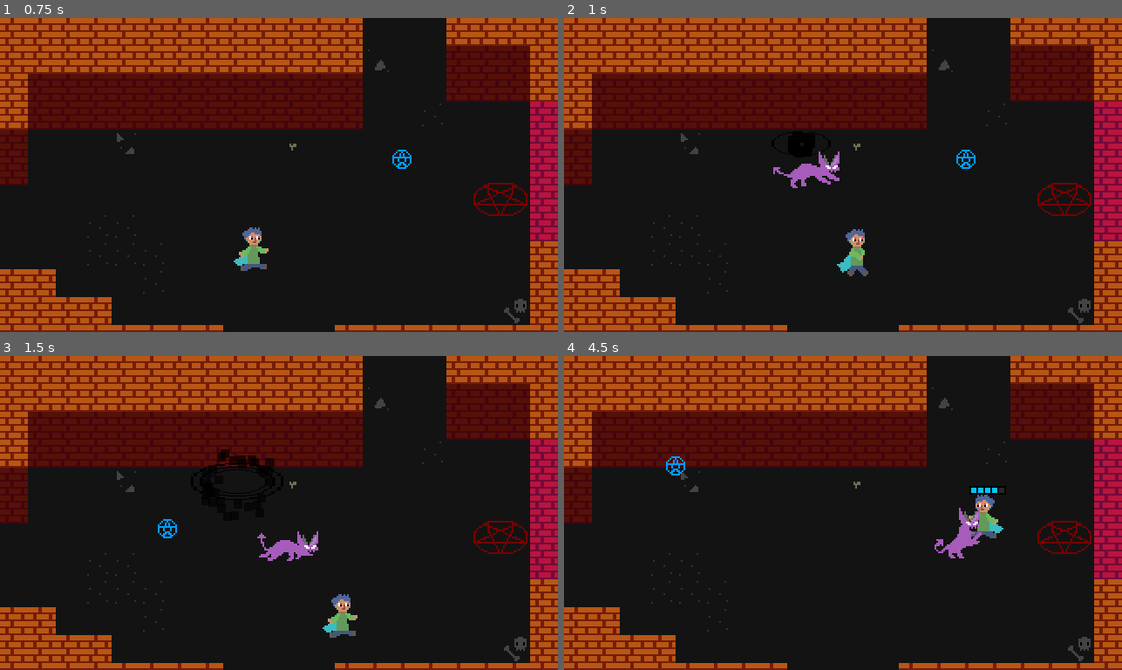
Above: before the commit, frames 1-4 (two rows, left to right).
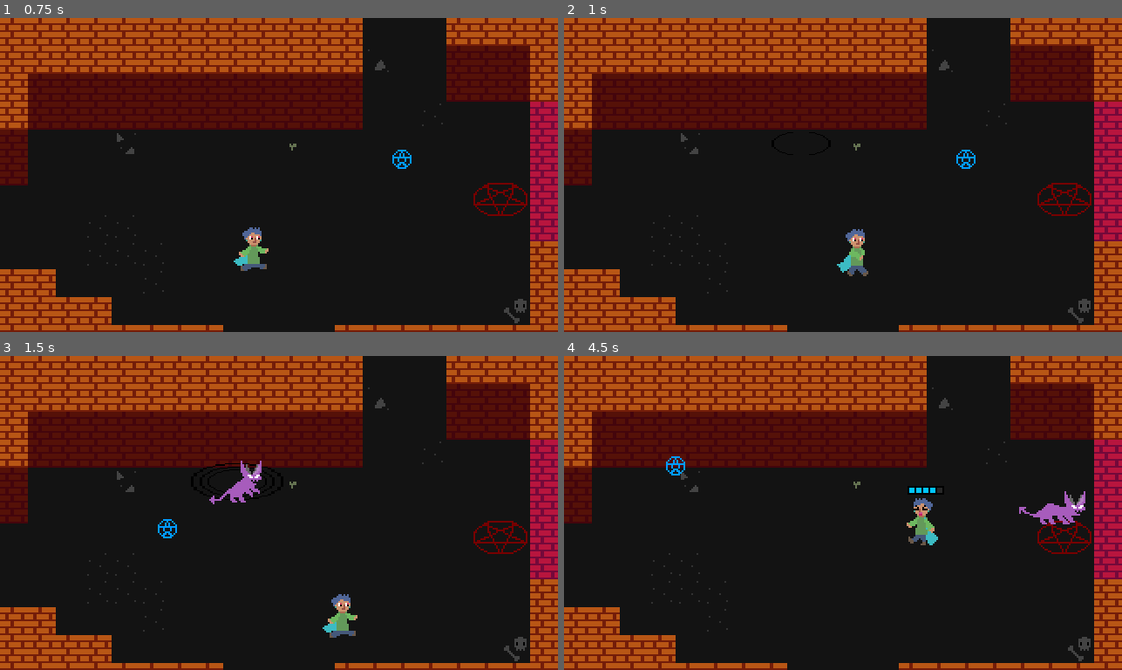
Above: after the commit, the same moments.

Repository: DuncanSparks/blue-and-red
Game: Godot game, scene res://Scenes/Dungeon/Dungeon_Entrance3.tscn
Two runs of this game, one before a commit and one after it. Both use one fixed random seed, a clock stepped at 60 frames per second and the inputs below. This scene is started directly instead of the project's main scene.
Inputs (mouse positions are in pixels of both pictures, inside the frame that each line leads up to):
- Up to frame 1 (0.75 s): tap Enter at 0.5 s; move the mouse to (401, 159) at 0.52 s; hold D (move_right) from 0.53 s (still down); tap E (sys_interact) at 0.6 s
- Up to frame 2 (1 s): keep holding D (move_right)
- Up to frame 3 (1.5 s): move the mouse to (167, 528) at 1.27 s; release D (move_right) at 1.28 s; hold S (move_down) from 1.28 s (still down); tap Shift (action_shield) at 1.35 s
- Up to frame 4 (4.5 s): tap E (sys_interact) at 1.55, 2.3, 2.85, 3.6 s; move the mouse to (898, 443) at 2.02 s; release S (move_down) at 2.03 s; hold D (move_right) 2.03-2.78 s; click (898, 443) at 2.1 s; move the mouse to (815, 575) at 2.77 s; hold W (move_up) 2.78-3.53 s; move the mouse to (1010, 560) at 3.52 s; hold A (move_left) from 3.53 s (still down); tap Escape (sys_pause) at 4.15 s; move the mouse to (675, 465) at 4.27 s; tap Shift (action_shield) at 4.35 s

Frame 1 is identical in both runs. In frame 2, 0.5% of the frame differs, in the area x 37-50%, y 42-55%; in frame 3, 1.2%; in frame 4, 2.0%, in the area x 61-94%, y 41-65%.

Commit message:
Add spawn delay

Diff:
--- a/Prefabs/Enemies/EnemySpawn.tscn
+++ b/Prefabs/Enemies/EnemySpawn.tscn
@@ -1,8 +1,9 @@
-[gd_scene load_steps=12 format=2]
+[gd_scene load_steps=13 format=2]
 
 [ext_resource path="res://Scripts/EnemySpawn.gd" type="Script" id=1]
 [ext_resource path="res://Sprites/Characters/Shield.png" type="Texture" id=2]
 [ext_resource path="res://Audio/Transform2.ogg" type="AudioStream" id=3]
+[ext_resource path="res://Audio/Transform1.ogg" type="AudioStream" id=4]
 
 [sub_resource type="Gradient" id=1]
 offsets = PoolRealArray( 0, 0.109375, 0.723958, 1 )
@@ -63,5 +64,15 @@
 process_material = SubResource( 8 )
 
 [node name="SoundSpawn" type="AudioStreamPlayer" parent="."]
+stream = ExtResource( 4 )
+volume_db = -18.0
+pitch_scale = 0.42
+
+[node name="SoundSpawn2" type="AudioStreamPlayer" parent="."]
 stream = ExtResource( 3 )
 volume_db = -18.0
+
+[node name="Timer" type="Timer" parent="."]
+wait_time = 0.7
+one_shot = true
+[connection signal="timeout" from="Timer" to="." method="spawn_enemy_2"]
--- a/Scenes/Dungeon/Dungeon_Curseroom.tscn
+++ b/Scenes/Dungeon/Dungeon_Curseroom.tscn
@@ -122,7 +122,7 @@
 extents = Vector2( 6, 3 )
 
 [sub_resource type="Animation" id=14]
-length = 16.0
+length = 16.1
 tracks/0/type = "method"
 tracks/0/path = NodePath(".")
 tracks/0/interp = 1
@@ -130,8 +130,8 @@
 tracks/0/imported = false
 tracks/0/enabled = true
 tracks/0/keys = {
-"times": PoolRealArray( 0, 0.5, 5.5, 6, 6.5, 7, 12, 15.9, 16 ),
-"transitions": PoolRealArray( 1, 1, 1, 1, 1, 1, 1, 1, 1 ),
+"times": PoolRealArray( 0, 0.5, 5.5, 6, 6.5, 7, 12, 15.9, 16, 16.1 ),
+"transitions": PoolRealArray( 1, 1, 1, 1, 1, 1, 1, 1, 1, 1 ),
 "values": [ {
 "args": [ PoolStringArray( "Obtained the red stone." ), false ],
 "method": "talk_dialogue"
@@ -142,7 +142,7 @@
 "args": [ PoolStringArray( "[shake]Foolish mortal!![/shake]", "[shake]What business do you have here\? Do you not know that I am the...[/shake]", "..." ) ],
 "method": "talk_dialogue"
 }, {
-"args": [ PoolStringArray( "You know what\? I\'ve given this patter twice this month already.", "Let\'s just skip this part and cut to it." ) ],
+"args": [ PoolStringArray( "You know what\? I\'ve given this spiel twice this month already.", "Let\'s just skip this part and cut to it." ) ],
 "method": "talk_dialogue"
 }, {
 "args": [ PoolStringArray( "Wait... You\'re a lot younger than the people they usually send.", "You\'re a student at the university, aren\'t you\?", "Well... this is going to be easier than usual.", "...", "Hm..." ) ],
@@ -159,6 +159,9 @@
 }, {
 "args": [ true ],
 "method": "talk_set_player_transformed"
+}, {
+"args": [  ],
+"method": "talk_checkpoint"
 } ]
 }
 tracks/1/type = "method"
--- a/Scenes/Dungeon/Dungeon_End.tscn
+++ b/Scenes/Dungeon/Dungeon_End.tscn
@@ -20,14 +20,14 @@
 "name": "idle",
 "speed": 5.0
 }, {
+"frames": [ ExtResource( 4 ) ],
+"loop": true,
+"name": "idle2",
+"speed": 5.0
+}, {
 "frames": [ ExtResource( 8 ) ],
 "loop": true,
 "name": "cast",
-"speed": 5.0
-}, {
-"frames": [ ExtResource( 7 ) ],
-"loop": true,
-"name": "talk",
 "speed": 5.0
 }, {
 "frames": [ ExtResource( 6 ) ],
@@ -35,9 +35,9 @@
 "name": "annoyed",
 "speed": 5.0
 }, {
-"frames": [ ExtResource( 4 ) ],
+"frames": [ ExtResource( 7 ) ],
 "loop": true,
-"name": "idle2",
+"name": "talk",
 "speed": 5.0
 } ]
 
--- a/Scenes/Dungeon/Dungeon_Entrance1.tscn
+++ b/Scenes/Dungeon/Dungeon_Entrance1.tscn
@@ -237,19 +237,19 @@
 [node name="Sprite" parent="NPC" index="0"]
 frames = SubResource( 8 )
 
+[node name="CollisionShape2D" parent="NPC" index="2"]
+position = Vector2( 1, 9 )
+shape = SubResource( 9 )
+
+[node name="AnimationPlayerTalk" parent="NPC" index="4"]
+anims/Talk = SubResource( 10 )
+
 [node name="Tutorial" type="Sprite" parent="NPC"]
 self_modulate = Color( 0.635294, 0.635294, 0.635294, 1 )
 position = Vector2( -4, -29 )
 texture = ExtResource( 10 )
 centered = false
 
-[node name="CollisionShape2D" parent="NPC" index="3"]
-position = Vector2( 1, 9 )
-shape = SubResource( 9 )
-
-[node name="AnimationPlayerTalk" parent="NPC" index="5"]
-anims/Talk = SubResource( 10 )
-
 [node name="CanvasLayer" type="CanvasLayer" parent="."]
 layer = 3
 
--- a/Scenes/Dungeon/Dungeon_Ivariroom.tscn
+++ b/Scenes/Dungeon/Dungeon_Ivariroom.tscn
@@ -31,7 +31,7 @@
 extents = Vector2( 5, 4 )
 
 [sub_resource type="Animation" id=4]
-length = 12.0
+length = 12.1
 tracks/0/type = "method"
 tracks/0/path = NodePath(".")
 tracks/0/interp = 1
@@ -39,8 +39,8 @@
 tracks/0/imported = false
 tracks/0/enabled = true
 tracks/0/keys = {
-"times": PoolRealArray( 0, 1.2, 3, 8, 9.5, 9.6, 11, 11.9, 12 ),
-"transitions": PoolRealArray( 1, 1, 1, 1, 1, 1, 1, 1, 1 ),
+"times": PoolRealArray( 0, 1.2, 3, 8, 9.5, 9.6, 11, 11.9, 12, 12.1 ),
+"transitions": PoolRealArray( 1, 1, 1, 1, 1, 1, 1, 1, 1, 1 ),
 "values": [ {
 "args": [ PoolStringArray( "Um... hello.", "You\'re a sprightly little demon, aren\'t you\?", "What do you want\?" ) ],
 "method": "talk_dialogue"
@@ -68,6 +68,9 @@
 }, {
 "args": [  ],
 "method": "talk_start_timer"
+}, {
+"args": [  ],
+"method": "talk_checkpoint"
 } ]
 }
 tracks/1/type = "method"
--- a/Scripts/Controller.gd
+++ b/Scripts/Controller.gd
@@ -50,6 +50,19 @@
 
 }
 
+var checkpoint_music := "MusicHuman"
+var checkpoint_scene: String
+var checkpoint_pos: Vector2
+var checkpoint_form: bool
+
+var checkpoint_flags := {
+
+}
+
+var checkpoint_collected_hearts := {
+
+}
+
 onready var player_ref := get_tree().get_root().get_node("Scene/Player") as KinematicBody2D
 
 onready var transform_meter := $UI/CanvasLayer/Clock as TextureProgress
@@ -86,6 +99,29 @@
 
 func move_player(position: Vector2):
 	player_ref.set_position(position)
+
+
+func checkpoint():
+	checkpoint_music = "MusicDemon" if $MusicDemon.is_playing() else "MusicHuman"
+	checkpoint_scene = get_tree().get_root().get_node("Scene").filename
+	checkpoint_pos = get_tree().get_root().get_node("Scene/Player").get_global_position()
+	checkpoint_form = player_transformed
+	checkpoint_flags = flags.duplicate(true)
+	checkpoint_collected_hearts = collected_hearts.duplicate(true)
+
+
+func restore_checkpoint():
+	player_transformed = checkpoint_form
+	player_health = 5
+	flags = checkpoint_flags.duplicate(true)
+	collected_hearts = checkpoint_collected_hearts.duplicate(true)
+	goto_scene(checkpoint_scene, checkpoint_pos)
+	$MusicHuman.set_volume_db(-14)
+	$MusicDemon.set_volume_db(-14)
+	get_node(checkpoint_music).play()
+	Cursor.change_mode(player_transformed)
+	stop_timer(false)
+
 
 
 func set_player_transformed(value: bool):
@@ -163,6 +199,14 @@
 
 	transform_meter.set_progress_texture(meter_texture_2 if player_transformed else meter_texture_1)
 
+	if not stop and flags["meet_ivari"] == 1:
+		$UI/CanvasLayer.offset = Vector2(0, 0)
+		transform_meter.show()
+		$UI/CanvasLayer/ClockBack.show()
+
+	if flags["meet_ivari"] == 1:
+		timer_active = not stop
+
 
 func play_sound_oneshot(sound: AudioStream, pitch: float = 1.0, volume: float = 0.0):
 	var player := AudioStreamPlayer.new()
--- a/Scripts/EnemySpawn.gd
+++ b/Scripts/EnemySpawn.gd
@@ -9,6 +9,7 @@
 const path_shadow := "res://Prefabs/Enemies/Shadow.tscn"
 
 onready var sound := $SoundSpawn as AudioStreamPlayer
+onready var sound2 := $SoundSpawn2 as AudioStreamPlayer
 onready var parts1 := $PartsSpawn as Particles2D
 onready var parts2 := $PartsSpawn2 as Particles2D
 
@@ -16,6 +17,11 @@
 func spawn_enemy():
 	sound.play()
 	parts1.set_emitting(true)
+	$Timer.start()
+
+
+func spawn_enemy_2():
+	sound2.play()
 	parts2.set_emitting(true)
 	match enemy_type:
 		0:
--- a/Scripts/NPC.gd
+++ b/Scripts/NPC.gd
@@ -94,6 +94,10 @@
 	Controller.set_player_transformed(value)
 
 
+func talk_checkpoint():
+	Controller.checkpoint()
+
+
 func _on_AreaInteract_body_entered(body):
 	if body.is_in_group("Player") and not body.stopped:
 		in_area = true
--- a/Scripts/Scenes/Dungeon_Entrance1.gd
+++ b/Scripts/Scenes/Dungeon_Entrance1.gd
@@ -5,5 +5,6 @@
 	if Controller.flag("game_start") == 0:
 		$AnimationPlayer.play("Start")
 		Controller.set_flag("game_start", 1)
+		Controller.checkpoint()
 	else:
 		$CanvasLayer/Fade.queue_free()
--- a/Scripts/Scenes/Gameover.gd
+++ b/Scripts/Scenes/Gameover.gd
@@ -24,9 +24,10 @@
 
 
 func _on_Timer2_timeout():
-	Controller.player_transformed = false
-	Controller.goto_scene("res://Scenes/Title.tscn", Vector2())
+	#Controller.player_transformed = false
+	#Controller.goto_scene("res://Scenes/Title.tscn", Vector2())
 	Controller.undo_fadeout()
+	Controller.restore_checkpoint()
 
 
 func _on_Tween_tween_all_completed():
